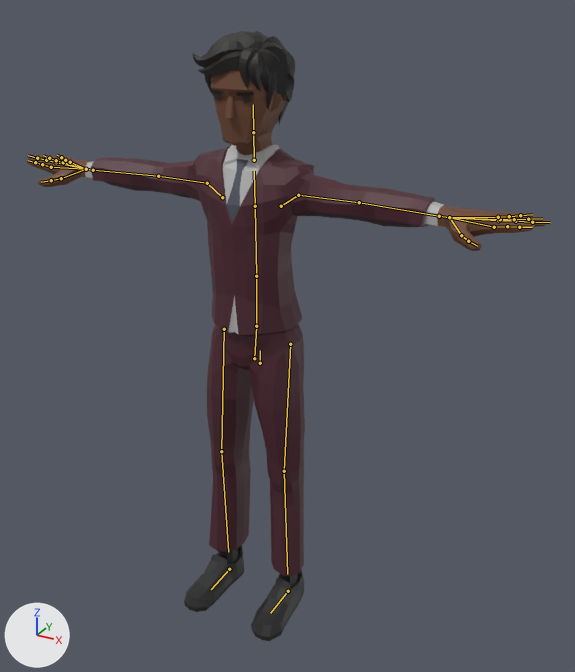
One commit to the glTF model js/models/avatars/club-crowd-m7.glb: the scene before it, then after it.
One viewpoint serves both versions: a 50 mm camera at (1.181, -1.994, 1.964) aimed at (0.085, -0.001, 0.968). Lighting does not change. The marker at lower left points along +X, +Y and +Z. The first picture is the older version. The bones that change, and the others that lie on the model, are drawn over the model as lines.

In view in the first picture: 'Suit_Body'.
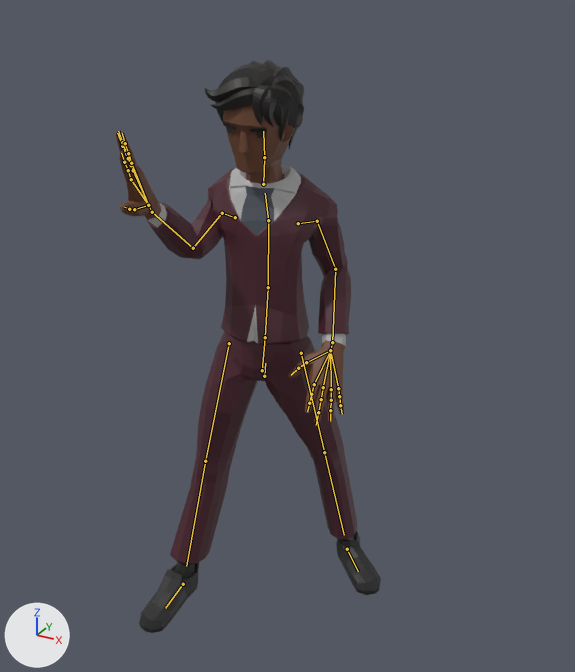
The newer file adds an action. The first version stands in its rest pose; the second is drawn at frame 9 of the action 'Yes'.

Location of each change, (x1, y1, x2, y2) in pixels of the pictures (575 x 672 px):
'Suit_Body', posed (49% narrower, 6% shorter): before (26, 31, 549, 641); after (116, 60, 381, 633)
bone 'Body', root to tip: before (260, 363) to (260, 350); after (264, 376) to (265, 363)
bone 'Abdomen', root to tip: before (256, 326) to (256, 276); after (265, 337) to (268, 287)
bone 'Torso', root to tip: before (256, 276) to (255, 206); after (268, 287) to (268, 220)
bone 'Chest', root to tip: before (255, 206) to (254, 171); after (268, 220) to (265, 193)
bone 'Neck', root to tip: before (254, 160) to (253, 132); after (263, 184) to (264, 157)
bone 'Head', root to tip: before (253, 132) to (253, 104); after (264, 157) to (263, 131)
bone 'Shoulder.L', root to tip: before (281, 206) to (298, 195); after (298, 223) to (317, 221)
bone 'UpperArm.L', root to tip: before (298, 195) to (359, 202); after (317, 221) to (335, 269)
bone 'LowerArm.L', root to tip: before (359, 202) to (439, 216); after (335, 269) to (332, 342)
bone 'Wrist.L', root to tip: before (439, 216) to (449, 217); after (332, 342) to (330, 350)
bone 'Shoulder.R', root to tip: before (222, 197) to (207, 183); after (235, 217) to (222, 213)
bone 'UpperArm.R', root to tip: before (207, 183) to (158, 176); after (222, 213) to (193, 248)
bone 'LowerArm.R', root to tip: before (158, 176) to (93, 170); after (193, 248) to (152, 212)
bone 'Wrist.R', root to tip: before (93, 170) to (86, 169); after (152, 212) to (148, 205)
bone 'UpperLeg.L', root to tip: before (290, 344) to (284, 471); after (301, 353) to (324, 452)
bone 'LowerLeg.L', root to tip: before (284, 471) to (287, 574); after (324, 452) to (344, 535)
bone 'UpperLeg.R', root to tip: before (224, 329) to (221, 451); after (229, 343) to (205, 461)
bone 'LowerLeg.R', root to tip: before (221, 451) to (228, 552); after (205, 461) to (186, 566)
bone 'Foot.L', root to tip: before (288, 591) to (270, 613); after (347, 549) to (358, 571)
bone 'Foot.R', root to tip: before (229, 569) to (211, 589); after (183, 584) to (165, 608)

What the commit changed:
Bone 'Body' (bone_body) moves from (0.0, 0.0, 0.0) to (-0.004, -0.062, -0.034).
Bone 'Body' (bone_body) turns from (0, 0, 0) to (-10, 13, -1) degrees about its own x, y and z.
Bone 'Abdomen' (bone_abdomen) turns from (0, 0, 0) to (3, 0, 0) degrees about its own x, y and z.
Bone 'Torso' (bone_torso) turns from (0, 0, 0) to (5, 0, 0) degrees about its own x, y and z.
Bone 'Chest' (bone_chest) turns from (0, 0, 0) to (24, 0, 0) degrees about its own x, y and z.
Bone 'Neck' (bone_neck) turns from (0, 0, 0) to (-27, 0, 0) degrees about its own x, y and z.
Bone 'Head' (bone_head) turns from (0, 0, 0) to (13, -10, -3) degrees about its own x, y and z.
Bone 'Shoulder.L' (bone_shoulder_l) turns from (0, 0, 0) to (10, -32, 56) degrees about its own x, y and z.
Bone 'UpperArm.L' (bone_upperarm_l) turns from (0, 0, 0) to (-42, 46, -10) degrees about its own x, y and z.
Bone 'LowerArm.L' (bone_lowerarm_l) turns from (0, 0, 0) to (-16, 41, -55) degrees about its own x, y and z.
Bone 'Wrist.L' (bone_wrist_l) turns from (0, 0, 0) to (4, 11, -20) degrees about its own x, y and z.
Bone 'Shoulder.R' (bone_shoulder_r) turns from (0, 0, 0) to (1, 18, -54) degrees about its own x, y and z.
Bone 'UpperArm.R' (bone_upperarm_r) turns from (0, 0, 0) to (-34, -12, 99) degrees about its own x, y and z.
Bone 'LowerArm.R' (bone_lowerarm_r) turns from (0, 0, 0) to (80, -34, -48) degrees about its own x, y and z.
Bone 'Wrist.R' (bone_wrist_r) turns from (0, 0, 0) to (13, -17, -5) degrees about its own x, y and z.
Bone 'UpperLeg.L' (bone_upperleg_l) turns from (0, 0, 0) to (-9, 12, -31) degrees about its own x, y and z.
Bone 'LowerLeg.L' (bone_lowerleg_l) turns from (0, 0, 0) to (-8, 0, 0) degrees about its own x, y and z.
Bone 'UpperLeg.R' (bone_upperleg_r) turns from (0, 0, 0) to (-9, 13, 5) degrees about its own x, y and z.
Bone 'LowerLeg.R' (bone_lowerleg_r) turns from (0, 0, 0) to (-7, -1, 0) degrees about its own x, y and z.
Bone 'Foot.L' (bone_foot_l) moves from (0.0, 0.0, 0.0) to (0.071, -0.343, 0.028).
Bone 'Foot.L' (bone_foot_l) turns from (0, 0, 0) to (4, 0, -44) degrees about its own x, y and z.
Bone 'Foot.R' (bone_foot_r) moves from (0.0, 0.0, 0.0) to (-0.131, 0.11, 0.04).
Bone 'Foot.R' (bone_foot_r) turns from (0, 0, 0) to (4, 0, -6) degrees about its own x, y and z.
